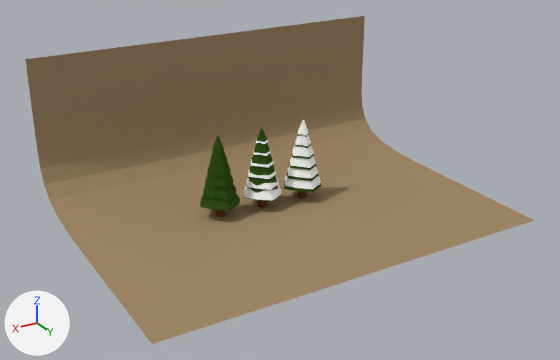
A saved change to the Blender file Blender/Arvore 3.blend.
The view is the same before and after, from a 50 mm lens placed at (28.2, 47.8, 26.5), pointed at (0.8, 2.1, 3.6). The lights are fixed; the arrows at lower left show +X, +Y and +Z.
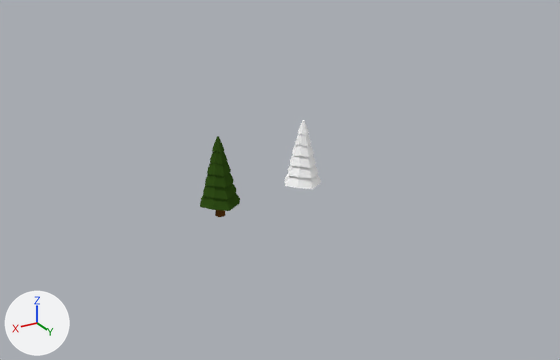
The change, as a list of edits to the scene's bpy script:
```text
Remove ob_cylinder_002:
    ob_cylinder_002 = bpy.data.objects.new('Cylinder.002', me_cylinder_004)
    ob_cylinder_002.location = (0.88, -0.44, 2.82)
    ob_cylinder_002.rotation_euler = (0.0, 0.0, -1.621)  # degrees (0, 0, -93)
    ob_cylinder_002.scale = (1.02, 1.02, 0.936)
Remove ob_cylinder:
    ob_cylinder = bpy.data.objects.new('Cylinder', me_cylinder_003)
    ob_cylinder.location = (0.88, -0.44, 2.82)
    ob_cylinder.rotation_euler = (0.0, 0.0, -1.621)  # degrees (0, 0, -93)
Remove ob_cylinder_001:
    ob_cylinder_001 = bpy.data.objects.new('Cylinder.001', me_cylinder_002)
    ob_cylinder_001.location = (0.88, -0.47, 1.24)
    ob_cylinder_001.rotation_euler = (0.0, 0.0, -1.621)  # degrees (0, 0, -93)
    ob_cylinder_001.scale = (0.42, 0.42, 0.74)
Remove ob_cylinder_003:
    ob_cylinder_003 = bpy.data.objects.new('Cylinder.003', me_cylinder_005)
    ob_cylinder_003.location = (-2.72, -0.26, 2.82)
    ob_cylinder_003.rotation_euler = (0.0, 0.0, -1.621)  # degrees (0, 0, -93)
Remove ob_cylinder_004:
    ob_cylinder_004 = bpy.data.objects.new('Cylinder.004', me_cylinder_006)
    ob_cylinder_004.location = (-2.72, -0.29, 1.24)
    ob_cylinder_004.rotation_euler = (0.0, 0.0, -1.621)  # degrees (0, 0, -93)
    ob_cylinder_004.scale = (0.42, 0.42, 0.74)
Remove ob_plane:
    ob_plane = bpy.data.objects.new('Plane', me_plane)
    ob_plane.location = (0.0, 1.28, 0.48)
    ob_plane.scale = (15.5, 11.1, 5.99)
    _m = ob_plane.modifiers.new('Subsurf', 'SUBSURF')
    _m.levels = 5
```

Location of each change, (x1, y1, x2, y2) in pixels of the pictures (560 x 360 px):
'Plane', deleted
    before: (25, 16, 534, 344)
'Cylinder', deleted (green)
    before: (243, 128, 282, 201)
'Cylinder.002', deleted
    before: (243, 139, 281, 201)
'Cylinder.003', deleted
    before: (284, 133, 322, 192)
'Cylinder.004', deleted
    before: (297, 191, 307, 199)
'Cylinder.001', deleted
    before: (257, 200, 267, 208)
